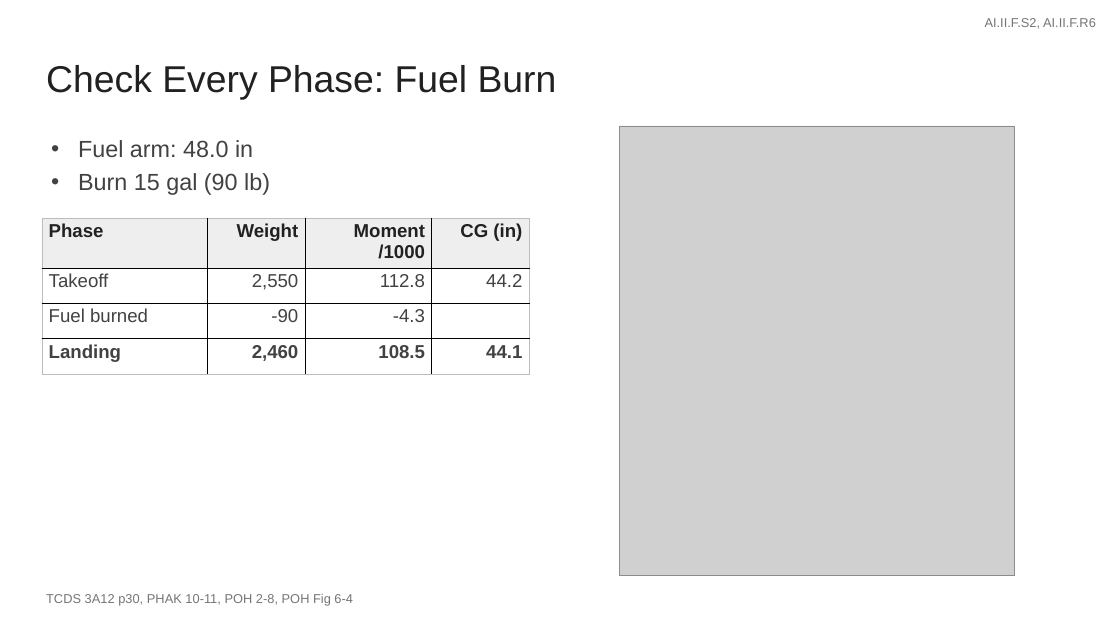
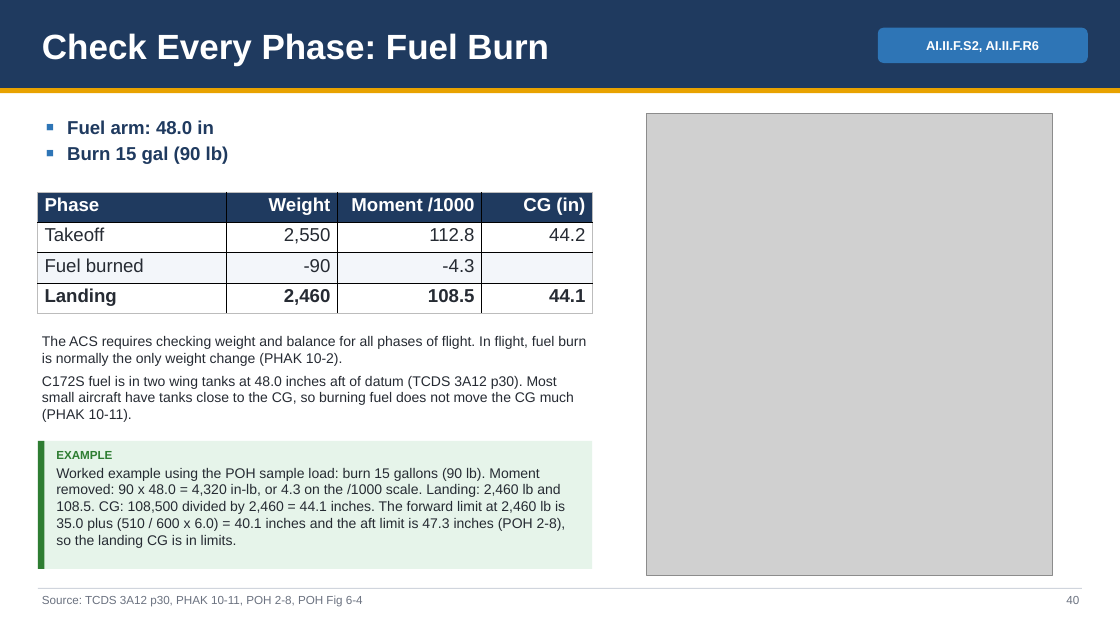
Before and after one commit to greenleeezekial1-glitch/Claude, a slide deck: slide 40 of Area II - Technical Subject Areas/II.F Performance and Limitations - Slides.pptx (slide 35 before the commit). Drawn at 1120x630 pixels with LibreOffice and Linux fonts; fonts in the diff are those of the drawing; grey boxes stand for pictures. Boxes give left, top, right and bottom in pixels: in the first picture for what was removed or moved away, otherwise in the second. Text is boxed around its words. In the diff, an @@ line names an element or a change of style, - is before the commit and + after.

```diff
--- a/Area II - Technical Subject Areas/II.F Performance and Limitations - Slides.pptx
+++ b/Area II - Technical Subject Areas/II.F Performance and Limitations - Slides.pptx
@@ rectangle added at [0, 0, 1120, 88], fill #1F3A5F @@
@@ text "Check Every Phase: Fuel Burn": place and size @@
-text "Check Every Phase: Fuel Burn" at [46, 65, 557, 100]
+text "Check Every Phase: Fuel Burn" at [42, 33, 549, 66]
@@ text "Check Every Phase: Fuel Burn" at [42, 33, 549, 66]: size 32 to 30 pt, text colour #212121 to #FFFFFF, bold on; less space between paragraphs @@
@@ rounded rectangle "AI.II.F.S2, AI.II.F.R6": place and size @@
-rounded rectangle "AI.II.F.S2, AI.II.F.R6" at [985, 18, 1096, 29]
+rounded rectangle "AI.II.F.S2, AI.II.F.R6" at [878, 28, 1088, 63]
@@ rounded rectangle "AI.II.F.S2, AI.II.F.R6" at [878, 28, 1088, 63]: text colour #757575 to #FFFFFF, bold on; alignment right to centre; less space between paragraphs; vertical alignment top to middle; fill none to #2E75B6 @@
@@ rectangle added at [0, 88, 1120, 93], fill #E8A200 @@
@@ text "Fuel arm: 48.0 in": place and size @@
-text "Fuel arm: 48.0 in" at [78, 140, 270, 195]
+text "Fuel arm: 48.0 in" at [67, 120, 229, 164]
@@ text "Fuel arm: 48.0 in" at [67, 120, 229, 164]: size 20 to 16 pt, text colour #424242 to #1F3A5F, bold on; bullet • to ■; less space between paragraphs @@
@@ picture: place and size @@
-picture at [620, 126, 1015, 576]
+picture at [647, 113, 1053, 576]
@@ table at [38, 192, 592, 313] @@
@@ fill #EEEEEE to #1F3A5F in row 1 @@
@@ fill none to #FFFFFF in 8 cells @@
@@ fill none to #F3F6FA in 3 cells @@
@@ text colour #212121 to #FFFFFF in "Phase", "Weight", "Moment /1000", "CG (in)" @@
@@ text colour #424242 to #262B33 in "Takeoff", "2,550", "112.8", "44.2" and 7 more places @@
@@ table: place and size @@
-table at [42, 218, 529, 366]
+table at [38, 192, 592, 313]
@@ text added at [42, 336, 586, 422], 12 pt, text #262B33 @@
+The ACS requires checking weight and balance for all phases of flight. In flight, fuel burn is normally the only weight change (PHAK 10-2).
+C172S fuel is in two wing tanks at 48.0 inches aft of datum (TCDS 3A12 p30). Most small aircraft have tanks close to the CG, so burning fuel does not move the CG much (PHAK 10-11).
@@ rectangle added at [38, 441, 592, 569], fill #E6F4EA @@
@@ rectangle added at [38, 441, 45, 569], fill #2E7D32 @@
@@ text added at [56, 451, 566, 548], 12 pt, text #262B33 @@
+EXAMPLE
+Worked example using the POH sample load: burn 15 gallons (90 lb). Moment removed: 90 x 48.0 = 4,320 in-lb, or 4.3 on the /1000 scale. Landing: 2,460 lb and 108.5. CG: 108,500 divided by 2,460 = 44.1 inches. The forward limit at 2,460 lb is 35.0 plus (510 / 600 x 6.0) = 40.1 inches and the aft limit is 47.3 inches (POH 2-8), so the landing CG is in limits.
@@ rectangle added at [38, 588, 1082, 589], fill #D0D5DD @@
@@ text at [42, 595, 363, 607]: text changed; size 11 to 10 pt; text colour #757575 to #6B7280 @@
-TCDS 3A12 p30, PHAK 10-11, POH 2-8, POH Fig 6-4
+Source: TCDS 3A12 p30, PHAK 10-11, POH 2-8, POH Fig 6-4
@@ text added at [1066, 596, 1079, 604], 10 pt, text #6B7280 @@
+40
```
Also in this commit, not shown: 41 other slides changed, 8 slides added, 12 other files.
